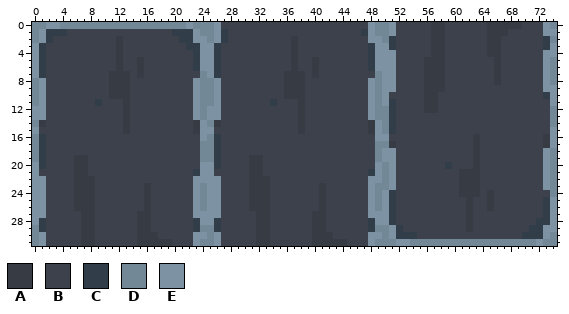
Edited in one commit: sprite sheet (Assets/Graphs/Props/InteractiveDoor/Props_Interactive_Door.png). The first picture shows the starting point.
The file is 75x32 pixels. Colours within 5 levels of each other are drawn and written as one.
Palette (. is transparent): A #373b44  B #3c414b  C #313e4a  D #738897  E #7d92a2
The result:
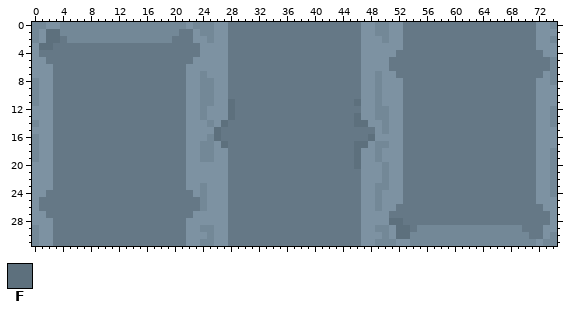
Colours new in this view: F #5d707d
Diff:
colour B: #3c414b -> #657886
Changed rows in their new state; - is a pixel that keeps its letter.
first column x 1:
 0 --------------------------E-------------------E----E----BB------BBBBB--E-
 1 -FFDDDDDDDDDDDDDDDDDBB----E-------------------E----E----BB------BBB----E-
 2 -FF-DDDDDDDDDDDDDDD-BB----E---------B---------E---EE----BB------BB-----EE
 3 FF---------B---------BB--EE---------B---------EE--EE----BB------BB-----EE
 4 B----------B----------B--EE---------B---------EE--------BB------BB-------
 5 E----------B--B-------E--EE---------B--B------EE--B----BBB-------B------B
 6 EE---------B--B------EE--EE---------B--B------EE--B----BBB-------B------B
 7 EE--------BBB-B------EE--EE--------BBB-B------EE-------BBB-------B-------
 8 -E--------BBB--------E----E--------BBB--------E----E---BBB-------B-----E-
 9 -E--------BBB--------E----E--------BBB--------E----E---BBB-------------E-
10 -E--------BBB--------E----E--------BBB--------E---EE---BB--------------EE
11 -E------B---B--------E----EF-----B---B-------FE---EE---BB--------------EE
12 -E----------B--------E----EF---------B--------E---EE---BB--------------EE
13 -E----------B--------E----EF---------B-------FE---EE-------------------EE
14 EE----------B--------EE--EF----------B-------FFE--EE-------------------EE
15 EE----------B--------EE--F-----------B---------B--EE-------------------EE
16 EE-------------------EE--F---------------------F--EE----------B--------EE
17 EE-------------------EE--EF------------------FFE--EE----------B--------EE
18 EE-------------------EE--EE------------------FEE---E----------B--------E-
19 EE---BB--------------EE--EE---BB-------------FEE---E----------B--------E-
20 EE---BB--------------EE--EE---BB-------------FEE---E------B---B--------E-
21 EE---BB--------------EE--EE---BB--------------EE---E--------BBB--------E-
22 -E---BBB-------------E----E---BBB-------------E----E--------BBB--------E-
23 -E---BBB-------B-----E----E---BBB-------B-----E----E--------BBB--------E-
24 -----BBB-------B----------E---BBB-------B-----E---EE--------BBB-B------EE
25 B----BBB-------B------B---E---BBB-------B-----E---EE---------B--B------EE
26 B----BBB-------B------B---E---BBB-------B-----E---E----------B--B-------E
27 ------BB------BB----------E----BB------BB-----E---B----------B----------B
28 EE----BB------BB-----EE--EE----BB------BB-----EE--FF---------B---------BB
29 EE----BB------BB-----EE--EE----BB------BB-----EE---FF-DDDDDDDDDDDDDDD-BB-
30 -E----BB------BBB----E----E----BB------BBB----E----FFDDDDDDDDDDDDDDDDDBB-
31 -E----BB------BBBBB--E----E----BB------BBBBB--E--------------------------
Where, in picture pixels (left, top, right, bottom), the same in both pictures:
changed: (39, 22, 550, 246)
